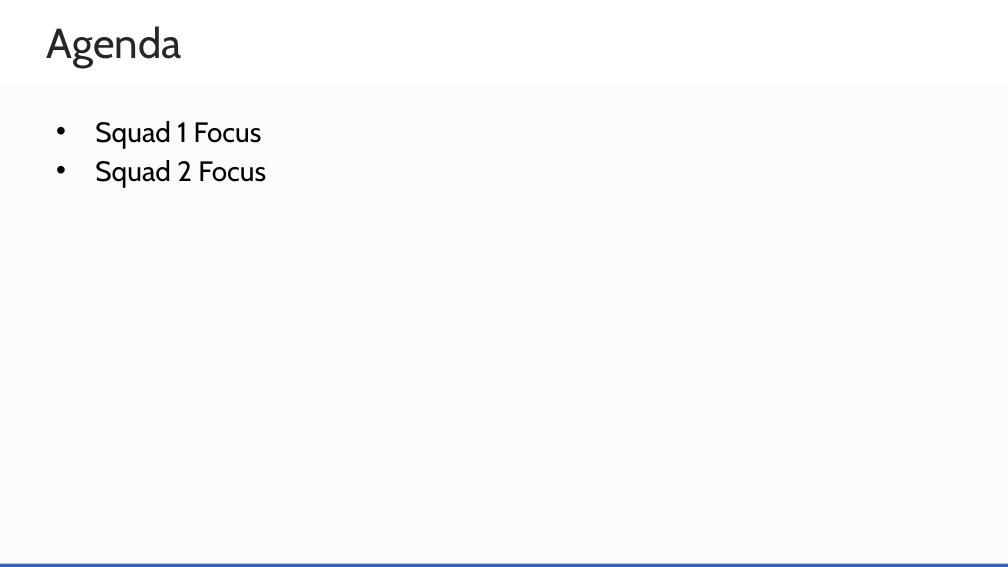
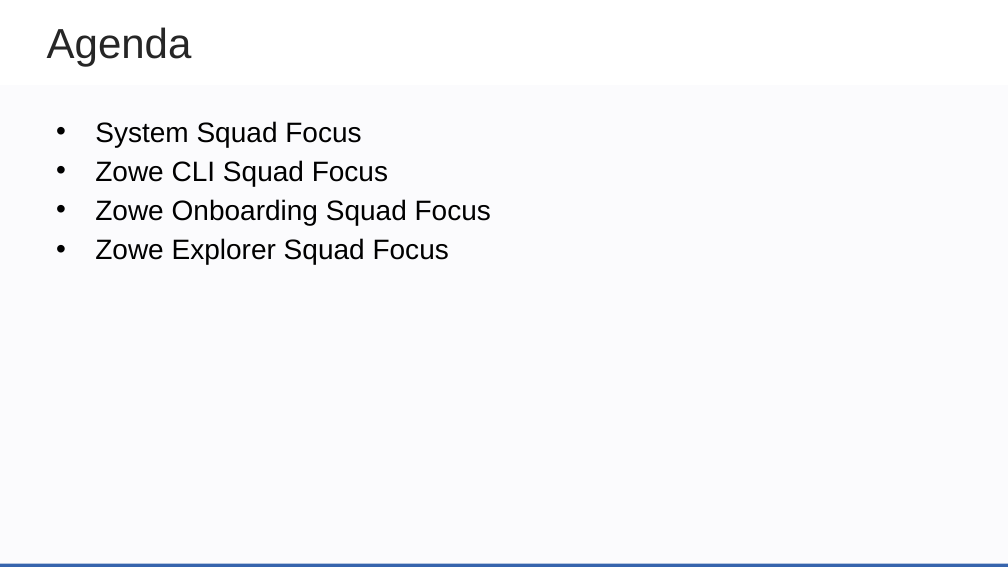
Before and after one commit to zowe/community, a slide deck: slide 3 of Project Management/PI Planning/20PI4 Planning/Zowe Community Squad Focus for 20PI4.pptx. Drawn at 1008x567 pixels with LibreOffice and Linux fonts; fonts in the diff are those of the drawing; background and template pictures are left out. Boxes give left, top, right and bottom in pixels: in the first picture for what was removed or moved away, otherwise in the second. Text is boxed around its words. In the diff, an @@ line names an element or a change of style, - is before the commit and + after.

Commit message:
address merge conflicts and make all text Arial 20 (when possible

```diff
--- a/Project Management/PI Planning/20PI4 Planning/Zowe Community Squad Focus for 20PI4.pptx
+++ b/Project Management/PI Planning/20PI4 Planning/Zowe Community Squad Focus for 20PI4.pptx
@@ text "Agenda" at box(47, 27, 192, 67): font Cabin to Arial @@
@@ text at box(95, 121, 491, 264): text changed; font Cabin to Arial @@
-• Squad 1 Focus
-• Squad 2 Focus
+• System Squad Focus
+• Zowe CLI Squad Focus
+• Zowe Onboarding Squad Focus
+• Zowe Explorer Squad Focus
```
Also in this commit, not shown: 13 other slides changed, 9 slides added.
